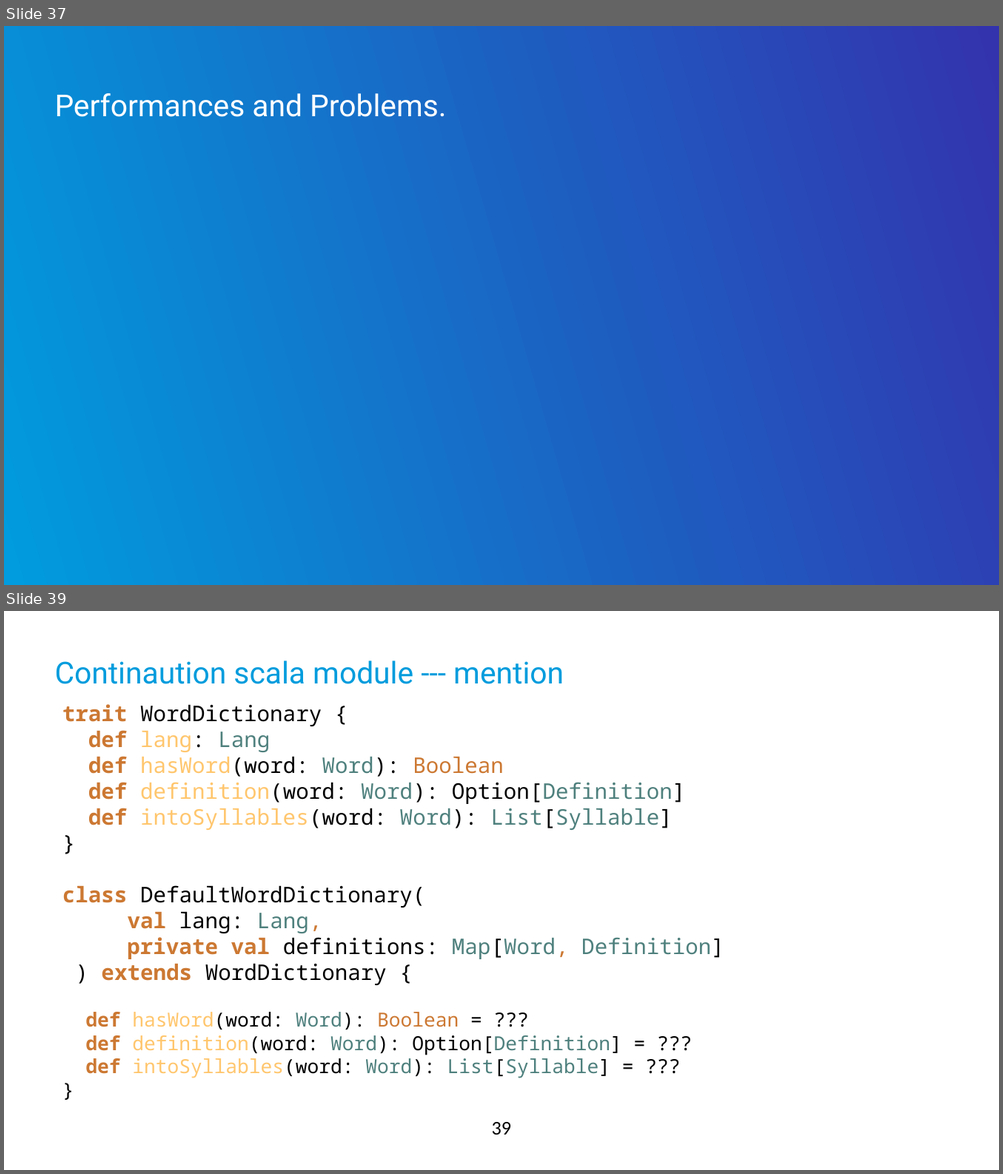
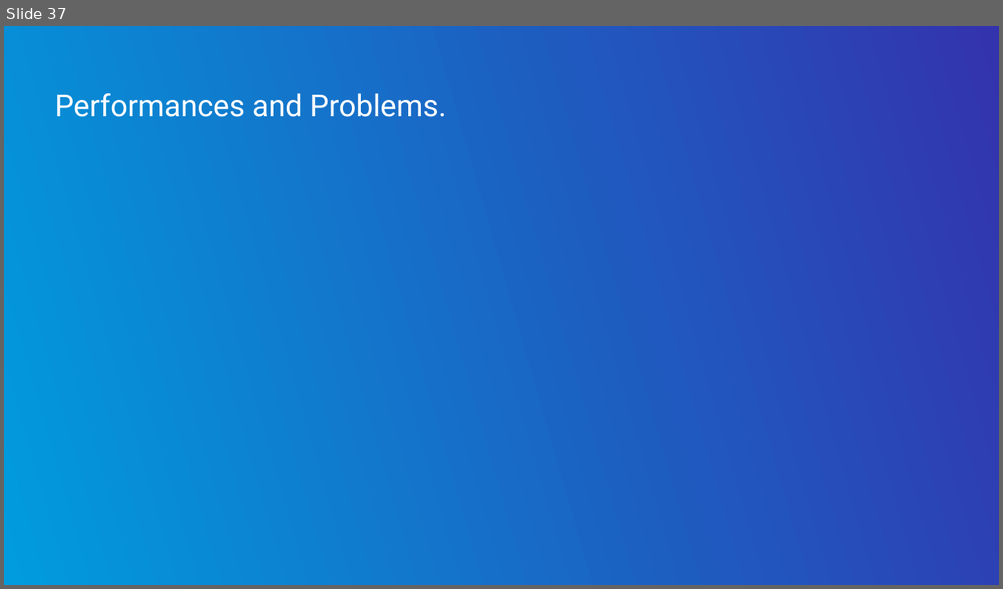
Before and after one commit to qqupp/continuations-playground, a slide deck: docs/diy-continuations.pptx. Shown one above the other, each under a label of ours: slides 37 and 39 before the commit, slide 37 after it; the slides between them are not shown. The pictures are 1003x1174 and 1003x589 pixels, drawn with LibreOffice and Linux fonts; fonts in the diff are those of the drawing; background and template pictures are left out. Boxes give left, top, right and bottom in pixels: in the first picture for what was removed or moved away, otherwise in the second. Text is boxed around its words. In the diff, an @@ line names an element or a change of style, - is before the commit and + after.

```diff
--- a/docs/diy-continuations.pptx
+++ b/docs/diy-continuations.pptx
@@ slide 39 removed at (4,611,999,1170), background #FFFFFF @@
@@ title removed at (55,661,563,684) @@
-Continaution scala module --- mention
@@ text removed at (62,704,724,1079) @@
-trait WordDictionary {
-def lang: Lang
-def hasWord(word: Word): Boolean
-def definition(word: Word): Option[Definition]
-def intoSyllables(word: Word): List[Syllable]
-}
-class DefaultWordDictionary(
-val lang: Lang,
-private val definitions: Map[Word, Definition]
-) extends WordDictionary {
-def hasWord(word: Word): Boolean = ???
-def definition(word: Word): Option[Definition] = ???
-def intoSyllables(word: Word): List[Syllable] = ???
-}
@@ page number removed at (492,1122,512,1135) @@
-39
```
Also in this commit, not shown: 1 slide changed, 5 slides added, 2 other slides removed, 2 other files.
